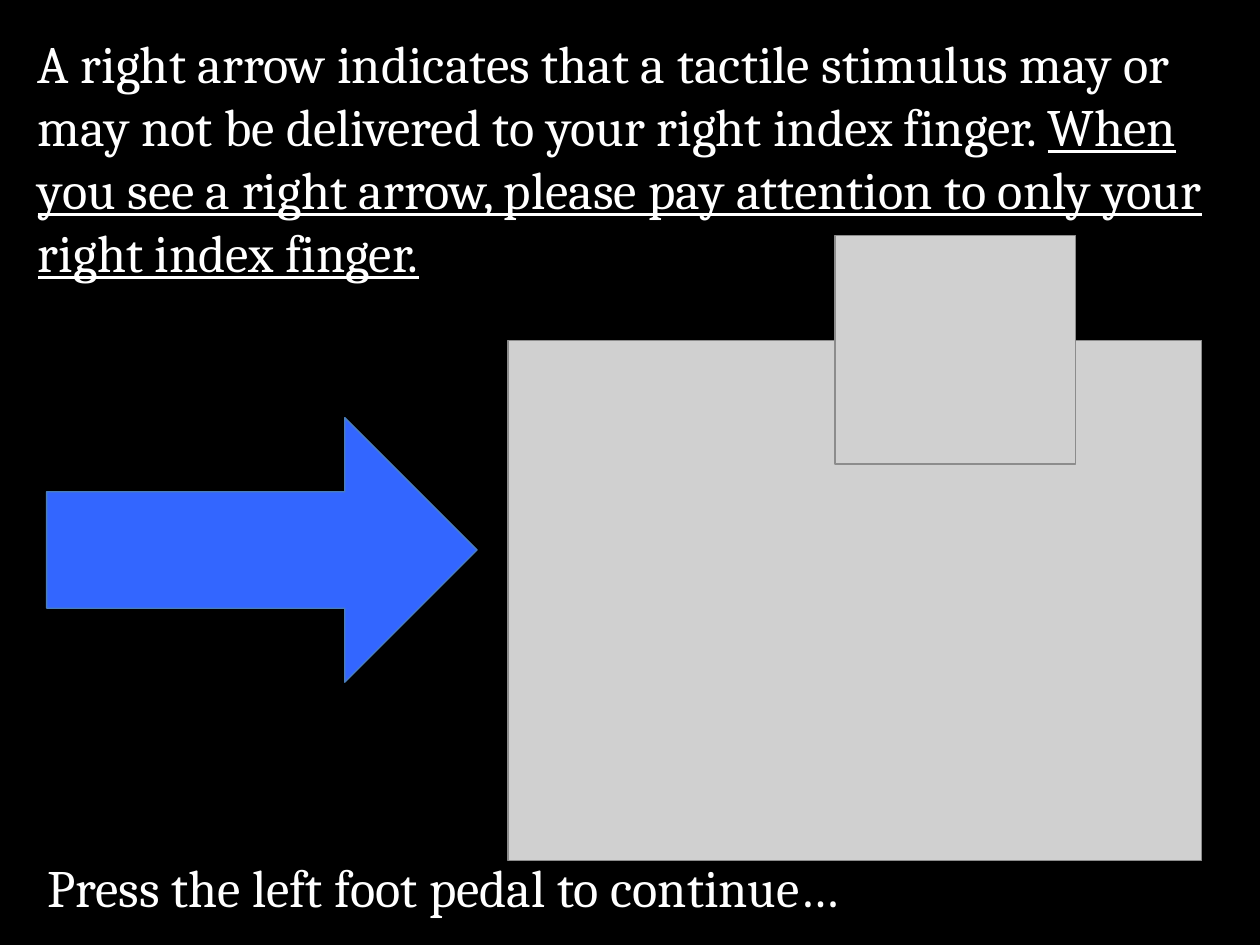
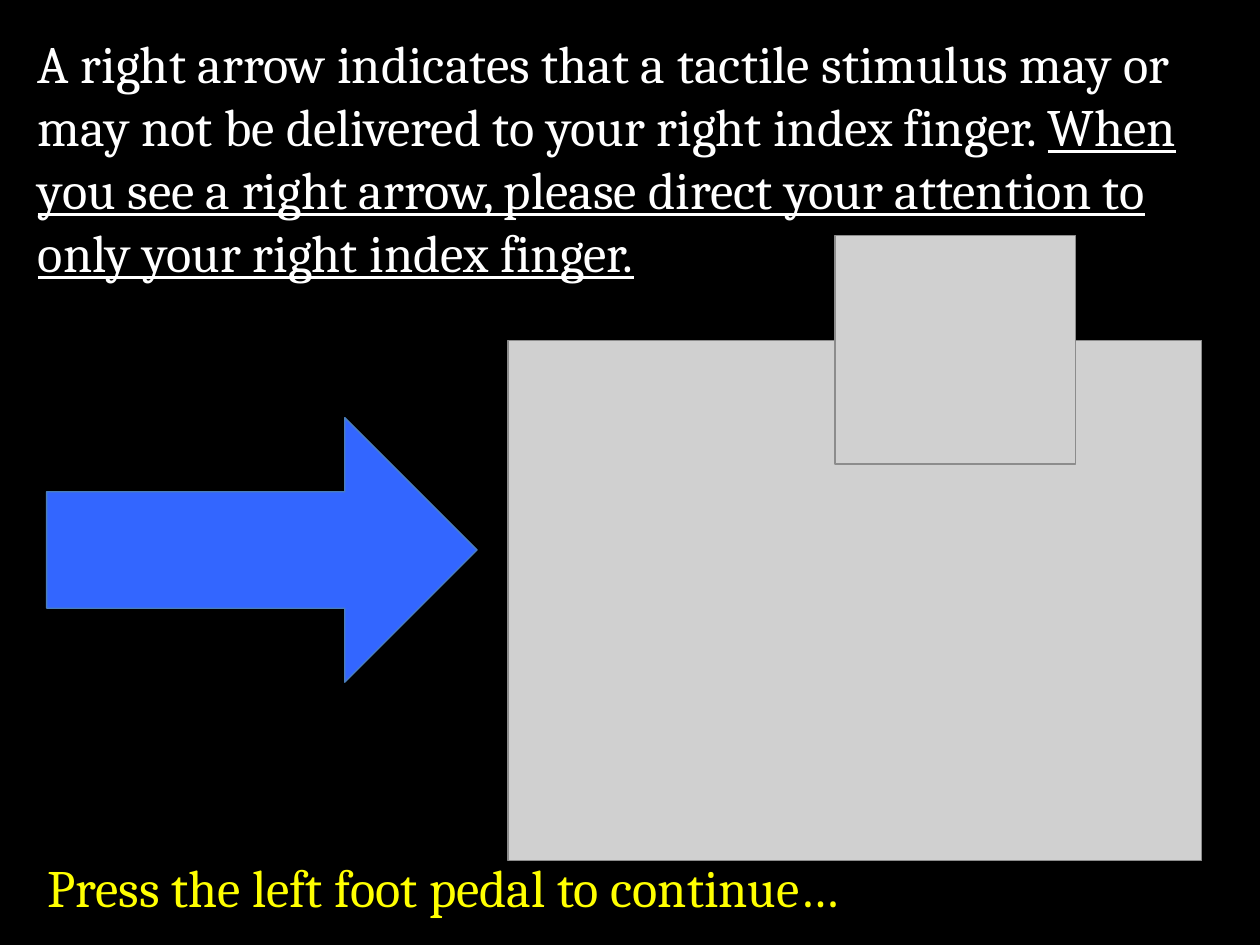
Before and after one commit to EmbodiedResearchLab/Vitality-Tactile-Detection, a slide deck: slide 3 of Stimuli/new/General instructions.pptx. Drawn at 1260x945 pixels with LibreOffice and Linux fonts; fonts in the diff are those of the drawing; grey boxes stand for pictures. Boxes give left, top, right and bottom in pixels: in the first picture for what was removed or moved away, otherwise in the second. Text is boxed around its words. In the diff, an @@ line names an element or a change of style, - is before the commit and + after.

```diff
--- a/Stimuli/new/General instructions.pptx
+++ b/Stimuli/new/General instructions.pptx
@@ text at <box>38,46,1176,283</box>: text changed @@
-A right arrow indicates that a tactile stimulus may or may not be delivered to your right index finger. When you see a right arrow, please pay attention to only your right index finger.
+A right arrow indicates that a tactile stimulus may or may not be delivered to your right index finger. When you see a right arrow, please direct your attention to only your right index finger.
@@ text "Press the left foot pedal ..." at <box>47,859,840,918</box>: text colour #FFFFFF to #FFFF00 @@
```
Also in this commit, not shown: 15 other slides changed, 16 other files.
